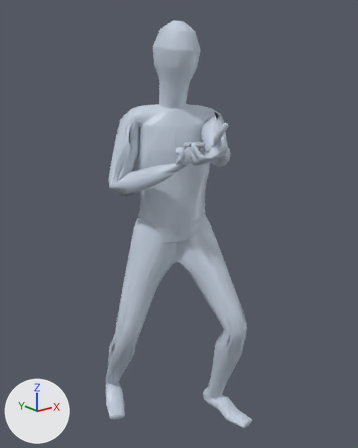
Renders of the glTF model app/assets/anims/Base/two_hand_attack_1.glb from each side of a commit.
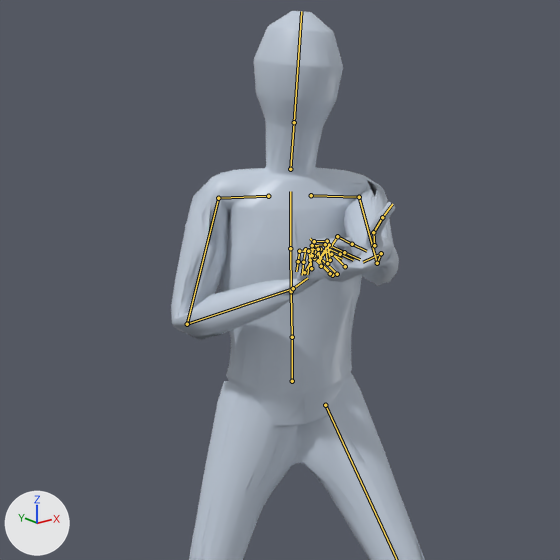
Each version is shown whole from a camera (50 mm lens) standing at (-1.221, -1.614, 1.527) and looking at (-0.044, -0.143, 0.938), then close up on the part from 5% to 88% of the width and 3% to 70% of the height. Arrows for +X, +Y and +Z are at lower left; the lights stay in place. The last two pictures show the newer version. Both versions are drawn at frame 11 of the action 'Animation'; the numbers are the values there. The bones that change, and the others that lie on the model, are drawn over the model as lines in the close-ups.

Objects in the first close-up: 'Body_human_male'.
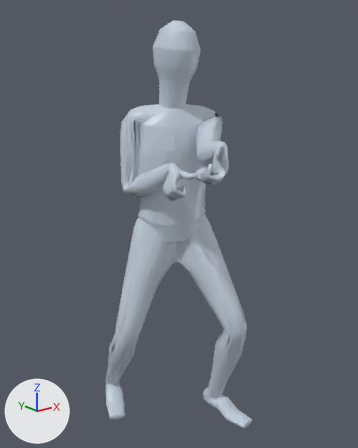
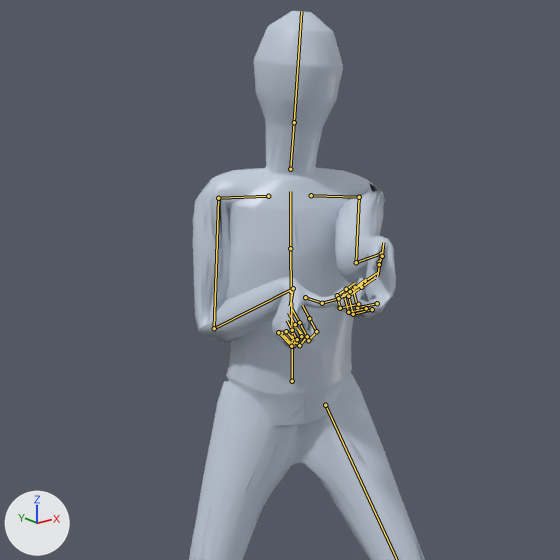
Where the change shows, as pixel boxes [x1, y1, x2, y2] in the close-ups (560 x 560 px):
```json
{"object": "Body_human_male", "change": "posed", "before": [171, 11, 425, 560], "after": [189, 11, 425, 560]}
{"bone": "mixamorig:LeftArm", "before": "(359, 197) to (377, 263)", "after": "(359, 197) to (356, 262)"}
{"bone": "mixamorig:LeftHand", "before": "(381, 253) to (363, 262)", "after": "(381, 253) to (377, 276)"}
{"bone": "mixamorig:RightArm", "before": "(218, 198) to (187, 324)", "after": "(218, 198) to (214, 328)"}
{"bone": "mixamorig:RightHand", "before": "(293, 288) to (307, 278)", "after": "(293, 288) to (290, 306)"}
```

The change, as JSON lines over the scene's bpy script:
```json
{"block": "bone_mixamorig_leftarm", "where": "bone_mixamorig_leftarm = bpy.data.objects['Armature'].pose.bones['mixamorig:LeftArm']  # child of 'mixamorig:LeftShoulder'"}
{"op": "set", "path": "bone_mixamorig_leftarm.rotation_quaternion", "old": "(0.587, -0.502, -0.342, -0.499)", "new": "(0.454, -0.644, -0.431, -0.394)", "note": "degrees (-48, -70, -47) -> degrees (-134, -69, 35)"}
{"block": "bone_mixamorig_lefthand", "where": "bone_mixamorig_lefthand = bpy.data.objects['Armature'].pose.bones['mixamorig:LeftHand']  # child of 'mixamorig:LeftForeArm'"}
{"op": "set", "path": "bone_mixamorig_lefthand.rotation_quaternion", "old": "(0.642, -0.259, -0.537, 0.359)", "new": "(0.761, 0.125, -0.115, 0.586)", "note": "degrees (-75, -34, 85) -> degrees (4, -20, 75)"}
{"block": "bone_mixamorig_rightarm", "where": "bone_mixamorig_rightarm = bpy.data.objects['Armature'].pose.bones['mixamorig:RightArm']  # child of 'mixamorig:RightShoulder'"}
{"op": "set", "path": "bone_mixamorig_rightarm.rotation_quaternion", "old": "(0.784, -0.49, -0.13, 0.348)", "new": "(0.72, -0.621, -0.103, 0.281)", "note": "degrees (-61, 8, 43) -> degrees (-78, 12, 33)"}
{"block": "bone_mixamorig_righthand", "where": "bone_mixamorig_righthand = bpy.data.objects['Armature'].pose.bones['mixamorig:RightHand']  # child of 'mixamorig:RightForeArm'"}
{"op": "set", "path": "bone_mixamorig_righthand.rotation_quaternion", "old": "(0.358, -0.474, 0.715, -0.161)", "new": "(0.664, 0.171, -0.11, -0.628)", "note": "degrees (-136, 24, -103) -> degrees (25, 4, -86)"}
```
